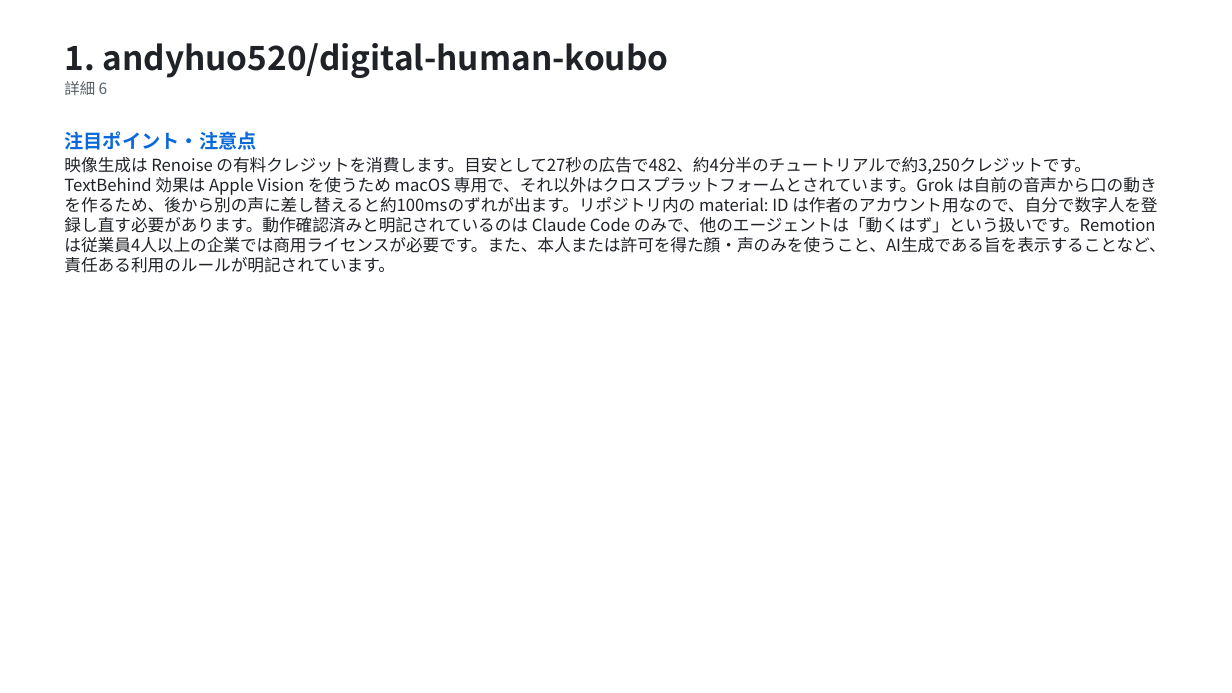
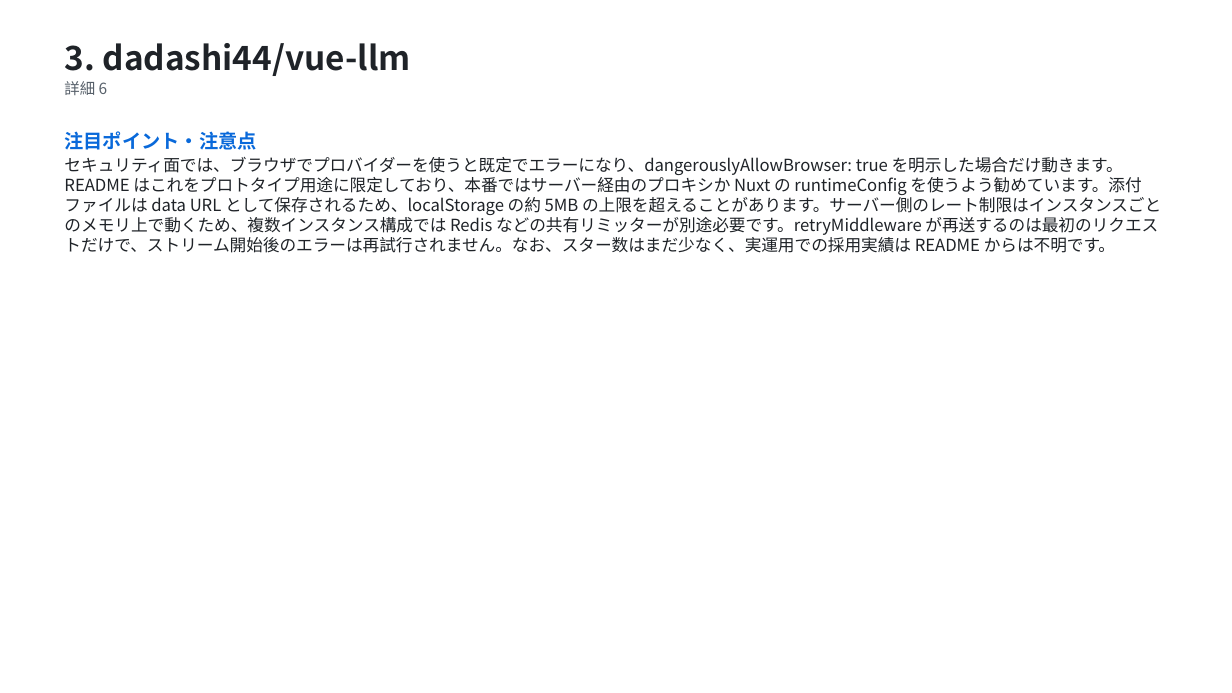
Before and after one commit to HORI-PNG/github_trend_checker, a slide deck: slide 25 of reports/2026-10-30/report.pptx (slide 9 before the commit). Drawn at 1232x693 pixels with LibreOffice and Linux fonts; fonts in the diff are those of the drawing. Boxes give left, top, right and bottom in pixels: in the first picture for what was removed or moved away, otherwise in the second. Text is boxed around its words. In the diff, an @@ line names an element or a change of style, - is before the commit and + after.

```diff
--- a/reports/2026-10-30/report.pptx
+++ b/reports/2026-10-30/report.pptx
@@ text at bbox=[64, 43, 411, 76]: text changed @@
-1. andyhuo520/digital-human-koubo
+3. dadashi44/vue-llm
@@ text at bbox=[64, 157, 1161, 253]: text changed @@
-映像生成は Renoise の有料クレジットを消費します。目安として27秒の広告で482、約4分半のチュートリアルで約3,250クレジットです。TextBehind 効果は Apple Vision を使うため macOS 専用で、それ以外はクロスプラットフォームとされています。Grok は自前の音声から口の動きを作るため、後から別の声に差し替えると約100msのずれが出ます。リポジトリ内の material: ID は作者のアカウント用なので、自分で数字人を登録し直す必要があります。動作確認済みと明記されているのは Claude Code のみで、他のエージェントは「動くはず」という扱いです。Remotion は従業員4人以上の企業では商用ライセンスが必要です。また、本人または許可を得た顔・声のみを使うこと、AI生成である旨を表示することなど、責任ある利用のルールが明記されています。
+セキュリティ面では、ブラウザでプロバイダーを使うと既定でエラーになり、dangerouslyAllowBrowser: true を明示した場合だけ動きます。README はこれをプロトタイプ用途に限定しており、本番ではサーバー経由のプロキシか Nuxt の runtimeConfig を使うよう勧めています。添付ファイルは data URL として保存されるため、localStorage の約 5MB の上限を超えることがあります。サーバー側のレート制限はインスタンスごとのメモリ上で動くため、複数インスタンス構成では Redis などの共有リミッターが別途必要です。retryMiddleware が再送するのは最初のリクエストだけで、ストリーム開始後のエラーは再試行されません。なお、スター数はまだ少なく、実運用での採用実績は README からは不明です。
```
Also in this commit, not shown: 76 other slides changed, 1 slide added, 4 slides removed, 3 other files.
